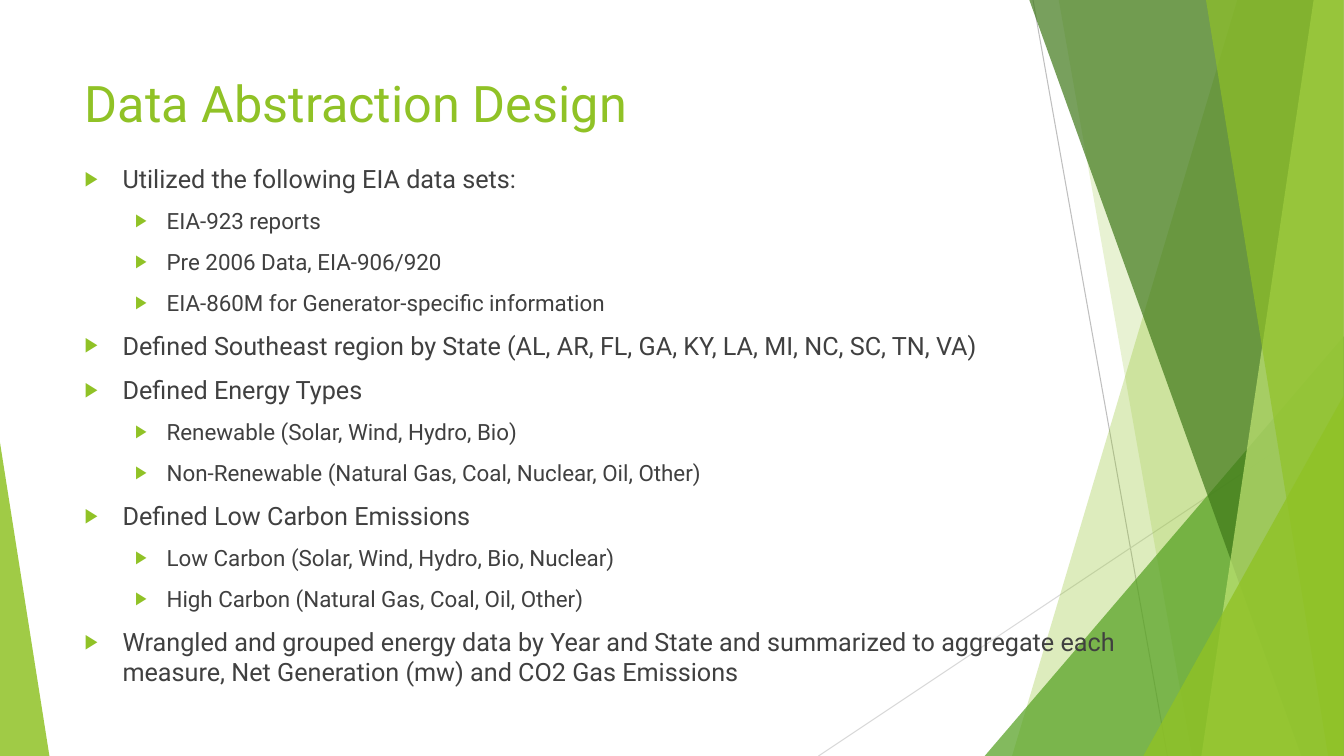
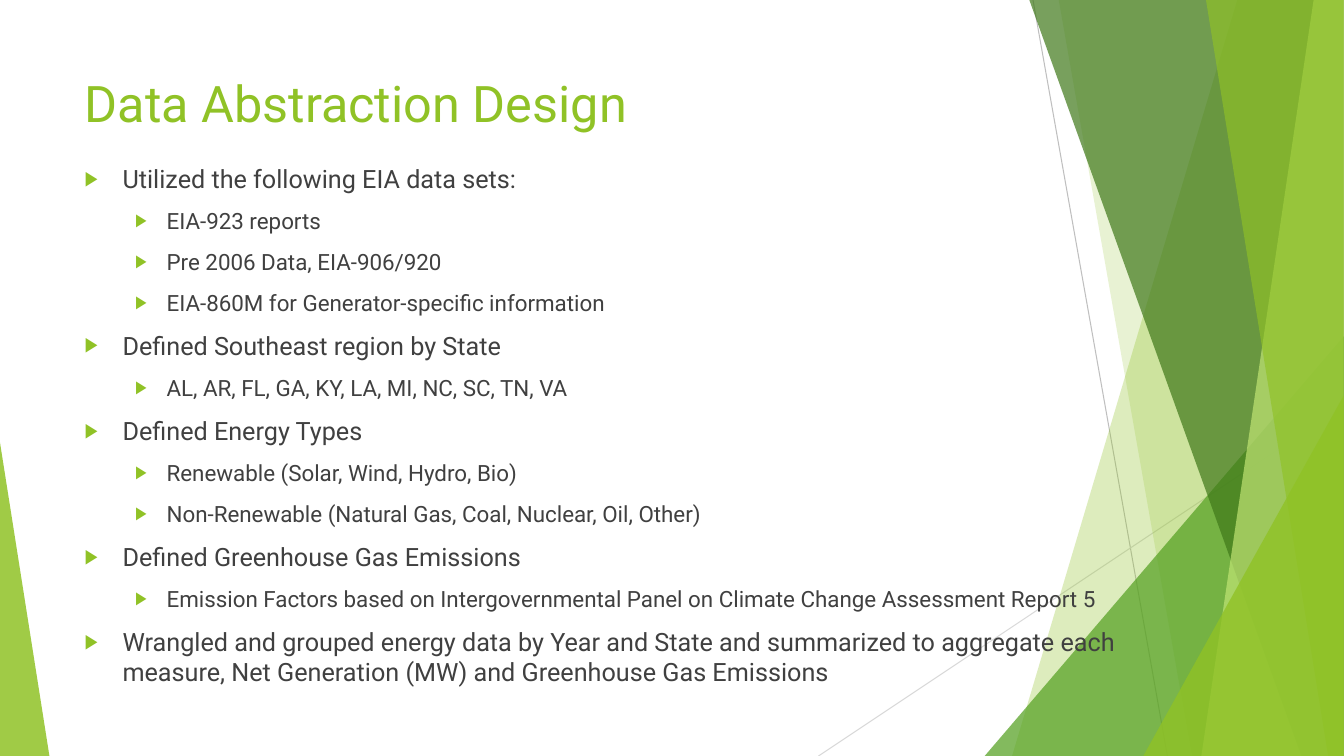
Before and after one commit to canfielder/Southeast_US_Electricity, a slide deck: slide 3 of report/Finals Presentation - Group 11.pptx. Drawn at 1344x756 pixels with LibreOffice and Linux fonts; fonts in the diff are those of the drawing. Boxes give left, top, right and bottom in pixels: in the first picture for what was removed or moved away, otherwise in the second. Text is boxed around its words. In the diff, an @@ line names an element or a change of style, - is before the commit and + after.

```diff
--- a/report/Finals Presentation - Group 11.pptx
+++ b/report/Finals Presentation - Group 11.pptx
@@ text at box(123, 336, 500, 361): text changed; size 18 to 16 pt @@
-▶ Defined Southeast region by State (AL, AR, FL, GA, KY, LA, MI, NC, SC, TN, VA)
+▶ Defined Southeast region by State
+  ▶ AL, AR, FL, GA, KY, LA, MI, NC, SC, TN, VA
@@ text at box(123, 547, 1115, 687): text changed @@
-▶ Defined Low Carbon Emissions
-  ▶ Low Carbon (Solar, Wind, Hydro, Bio, Nuclear)
-  ▶ High Carbon (Natural Gas, Coal, Oil, Other)
-▶ Wrangled and grouped energy data by Year and State and summarized to aggregate each measure, Net Generation (mw) and CO2 Gas Emissions
+▶ Defined Greenhouse Gas Emissions
+  ▶ Emission Factors based on Intergovernmental Panel on Climate Change Assessment Report 5
+▶ Wrangled and grouped energy data by Year and State and summarized to aggregate each measure, Net Generation (MW) and Greenhouse Gas Emissions
```
Also in this commit, not shown: 1 other slide changed, 5 other files.
